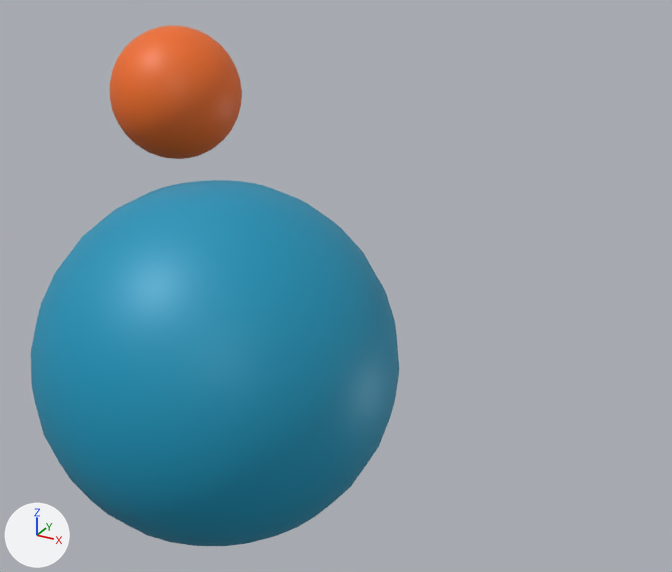
The glTF model vigetpic/3dlogo.gltf: old version first, new version second.
Rendered twice from a 50 mm lens placed at (2.77, -3.7, 2.48), pointed at (0.43, 0.56, 0.35). The lights are fixed; the arrows at lower left show +X, +Y and +Z.
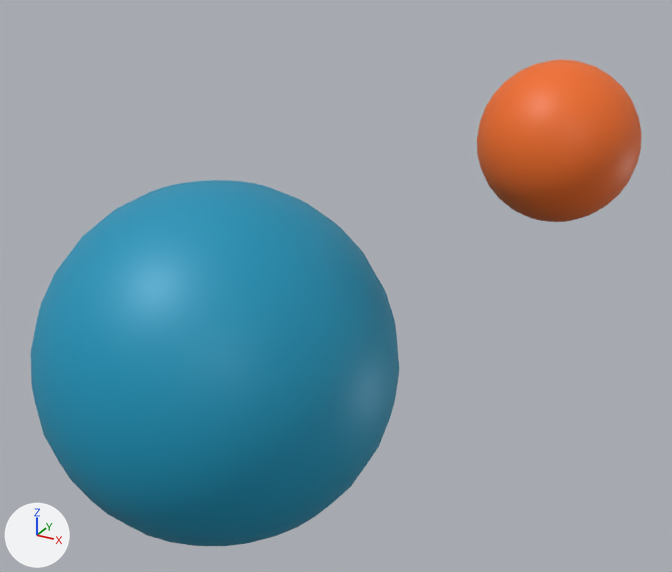
Location of each change, (x1, y1, x2, y2) in pixels of the pictures (672 x 572 px):
'Sphere.001', moved
    before: (110, 26, 242, 159)
    after: (477, 60, 641, 222)

The edits, one by one:
Object 'Sphere.001' (ob_sphere_001) moves from (-1.194, 1.276, 1.152) to (1.419, 1.276, 1.152).
